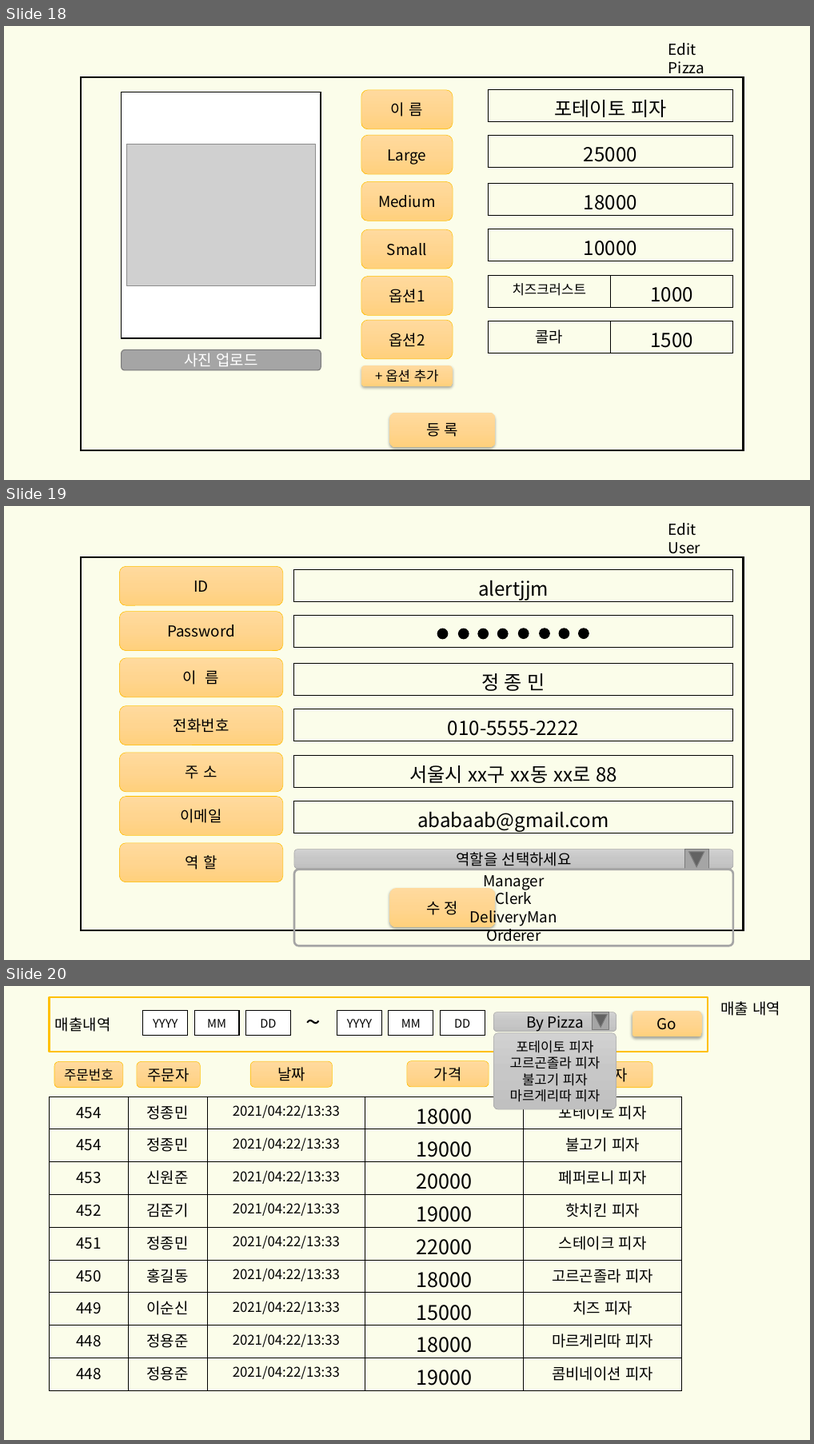
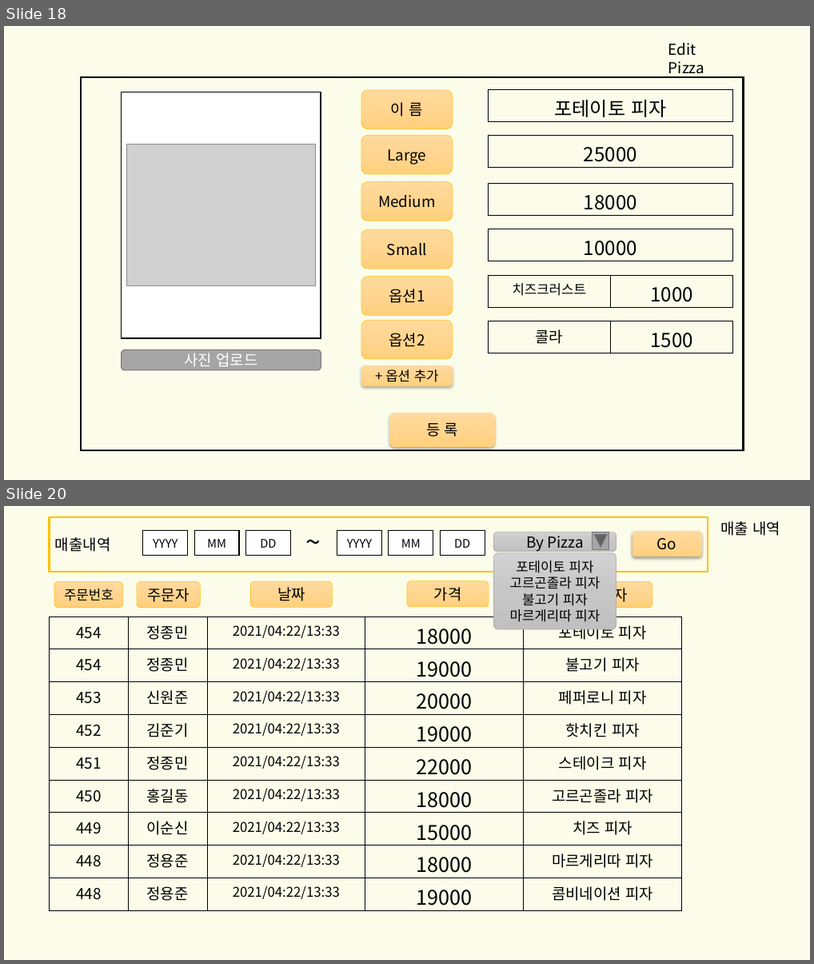
Before and after one commit to cau-sw-engineering-2021/online-pizza-ordering-system, a slide deck: docs/The1stCheckpointOutput/UI mockup.pptx. Shown one above the other, each under a label of ours: slides 18, 19 and 20 before the commit, slides 18 and 20 after it; the slides between them are not shown. The pictures are 814x1444 and 814x964 pixels, drawn with LibreOffice and Linux fonts; fonts in the diff are those of the drawing; grey boxes stand for pictures. Boxes give left, top, right and bottom in pixels: in the first picture for what was removed or moved away, otherwise in the second. Text is boxed around its words. In the diff, an @@ line names an element or a change of style, - is before the commit and + after.

Commit message:
Update UI mockup Subteam B
Remove redundant edit user and added delete pizza

```diff
--- a/docs/The1stCheckpointOutput/UI mockup.pptx
+++ b/docs/The1stCheckpointOutput/UI mockup.pptx
@@ slide 19 removed at [4, 506, 810, 960], background #FBFDEA @@
@@ text removed at [669, 523, 701, 557] @@
-Edit User
@@ rectangle removed at [81, 557, 744, 930] @@
@@ rounded rectangle removed at [119, 567, 283, 606] @@
-ID
@@ table removed at [294, 570, 734, 604], 1 rows, 1 columns @@
-alertjjm
@@ rounded rectangle removed at [119, 612, 283, 651] @@
-Password
@@ table removed at [294, 616, 734, 648], 1 rows, 1 columns @@
-
@@ ellipse removed at [438, 629, 448, 639] @@
@@ ellipse removed at [459, 629, 470, 639] @@
@@ ellipse removed at [478, 629, 489, 639] @@
@@ ellipse removed at [498, 629, 509, 639] @@
@@ ellipse removed at [519, 628, 529, 639] @@
@@ ellipse removed at [540, 628, 550, 639] @@
@@ ellipse removed at [559, 628, 570, 639] @@
@@ ellipse removed at [578, 628, 589, 639] @@
@@ rounded rectangle removed at [119, 658, 283, 697] @@
-이 름
@@ table removed at [294, 664, 734, 696], 1 rows, 1 columns @@
-정 종 민
@@ rounded rectangle removed at [119, 706, 283, 745] @@
-전화번호
@@ table removed at [294, 708, 734, 740], 1 rows, 1 columns @@
-010-5555-2222
@@ rounded rectangle removed at [119, 752, 283, 792] @@
-주 소
@@ table removed at [294, 756, 734, 788], 1 rows, 1 columns @@
-서울시 xx구 xx동 xx로 88
@@ rounded rectangle removed at [119, 796, 283, 836] @@
-이메일
@@ table removed at [294, 800, 734, 835], 1 rows, 1 columns @@
-ababaab@gmail.com
@@ rounded rectangle removed at [119, 843, 283, 882] @@
-역 할
@@ rounded rectangle removed at [294, 849, 734, 868] @@
-역할을 선택하세요
@@ action button back previous removed at [685, 849, 709, 869] @@
@@ rounded rectangle removed at [294, 869, 734, 945] @@
-Manager
-Clerk
-DeliveryMan
-Orderer
@@ rounded rectangle removed at [390, 888, 495, 927] @@
-수 정
```
Also in this commit, not shown: 1 slide added, 1 other file.
